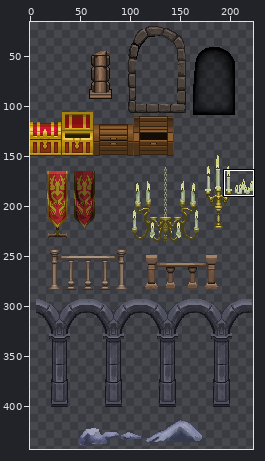
A sprite sheet gets an edit: Assets/Levels/Tier03/Props/Sprites/Tier03A_props.png. The picture above shows the old version from afar; the outline marks the close-up.
Close-up. First the earlier version:
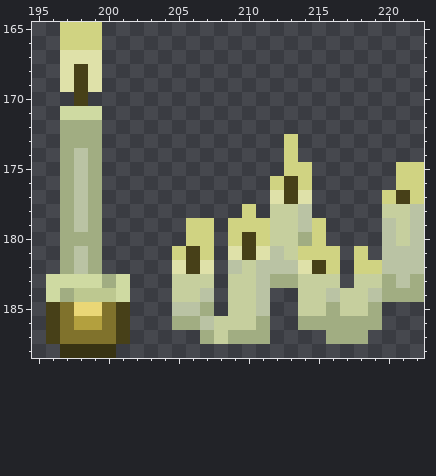
The file is 223x480 pixels. Pixels under 10% opacity are left out. Colours within 5 levels of each other are drawn and written as one. Shown: x 195..222, y 165..188. The wide view leaves out empty margins.
Once edited:
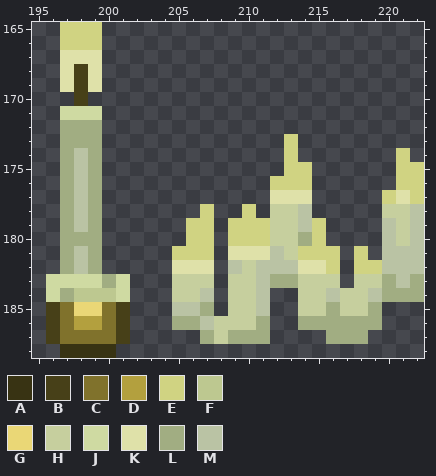
Palette (. is transparent): A #383313  B #474018  C #80722c  D #b3a03e  E #d0d382  F #bdc890  G #ead776  H #c6cf9e  J #cfdaa2  K #dfe1a9  L #a1ad82  M #bac3a4
Diff:
y 174: x 221 . -> E
y 176: x 213 B -> E
y 177: x 213 B -> K; x 221 B -> K
y 178: x 207 . -> E
y 180: x 210 B -> E
y 181: x 206 B -> E; x 210 B -> K
y 182: x 206 B -> K; x 215 B -> K
Changed places in both close-ups, as pixel boxes (x1, y1, x2, y2):
changed: (396, 148, 410, 204)
changed: (186, 176, 326, 274)
